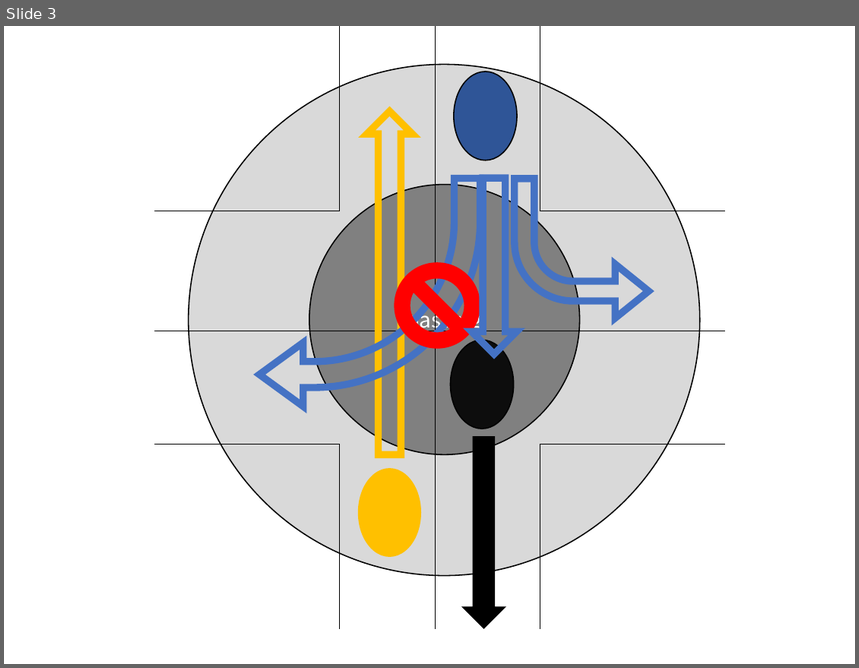
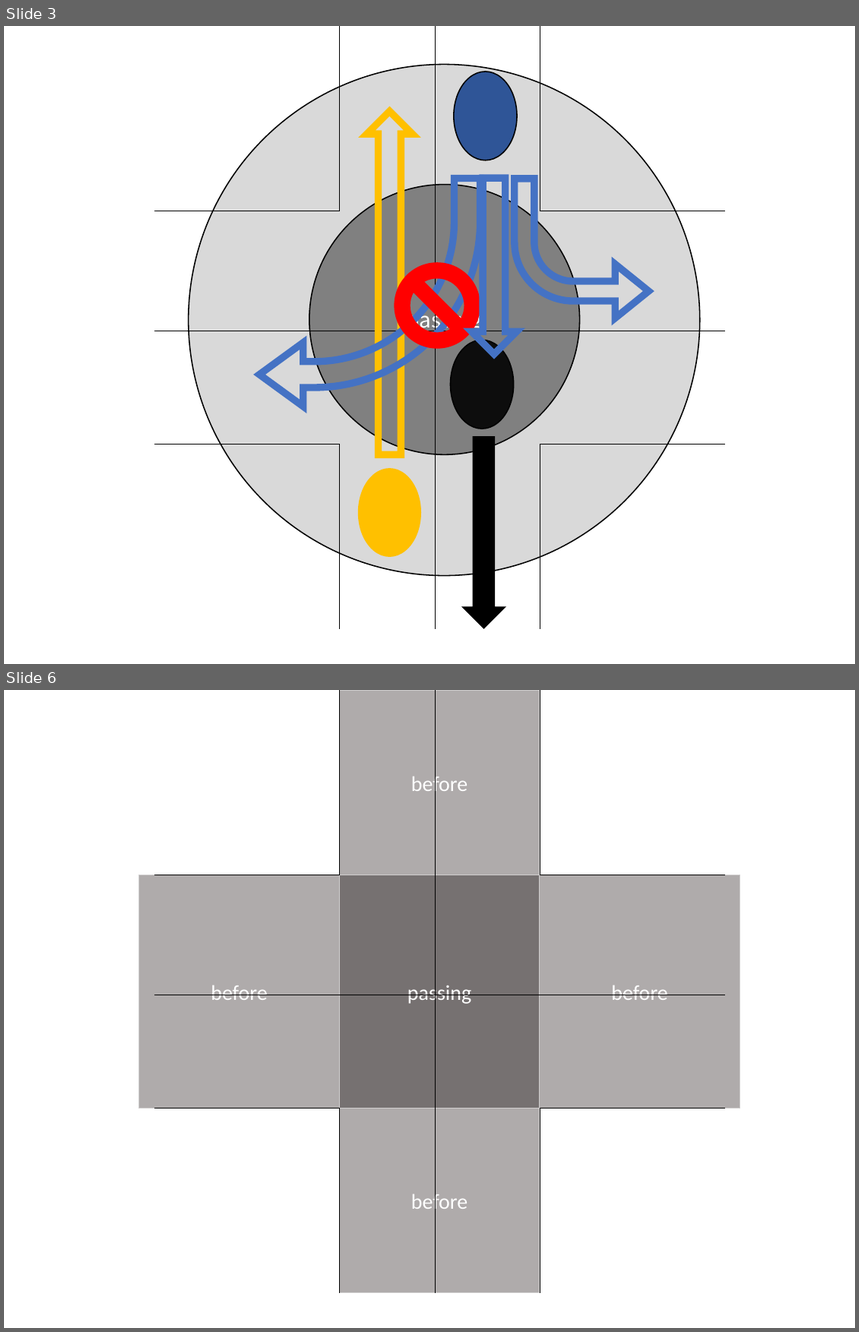
Before and after one commit to Sahara62/SSI2019, a slide deck: model.pptx. Shown one above the other, each under a label of ours: slide 3 before the commit, slides 3 and 6 after it; the slides between them are not shown. The pictures are 859x668 and 859x1332 pixels, drawn with LibreOffice and Linux fonts; fonts in the diff are those of the drawing. Boxes give left, top, right and bottom in pixels: in the first picture for what was removed or moved away, otherwise in the second. Text is boxed around its words. In the diff, an @@ line names an element or a change of style, - is before the commit and + after.

```diff
--- a/model.pptx
+++ b/model.pptx
@@ slide 6 added at [4,690,855,1328], background #FFFFFF @@
@@ rectangle added at [339,690,539,875], fill #AFABAB, outline #D0CECE 0.5 pt, 18 pt, text #FFFFFF @@
+before
@@ line added from (339, 690) to (339, 875), #000000 0.5 pt @@
@@ line added from (436, 690) to (436, 1293), #000000 0.5 pt @@
@@ line added from (539, 690) to (539, 875), #000000 0.5 pt @@
@@ rectangle added at [139,875,339,1109], fill #AFABAB, outline #D0CECE 0.5 pt, 18 pt, text #FFFFFF @@
+before
@@ line added from (154, 875) to (339, 875), #000000 0.5 pt @@
@@ rectangle added at [339,875,539,1109], fill #767171, outline #808080 0.5 pt, 18 pt, text #FFFFFF @@
+passing
@@ rectangle added at [539,875,740,1109], fill #AFABAB, outline #D0CECE 0.5 pt, 18 pt, text #FFFFFF @@
+before
@@ line added from (539, 875) to (725, 875), #000000 0.5 pt @@
@@ line added from (154, 995) to (725, 995), #000000 0.5 pt @@
@@ line added from (154, 1108) to (339, 1108), #000000 0.5 pt @@
@@ rectangle added at [339,1108,539,1293], fill #AFABAB, outline #D0CECE 0.5 pt, 18 pt, text #FFFFFF @@
+before
@@ line added from (339, 1108) to (339, 1293), #000000 0.5 pt @@
@@ line added from (539, 1108) to (539, 1293), #000000 0.5 pt @@
@@ line added from (539, 1108) to (725, 1108), #000000 0.5 pt @@
```
Also in this commit, not shown: 1 slide changed, 2 other slides added, 1 other file.
